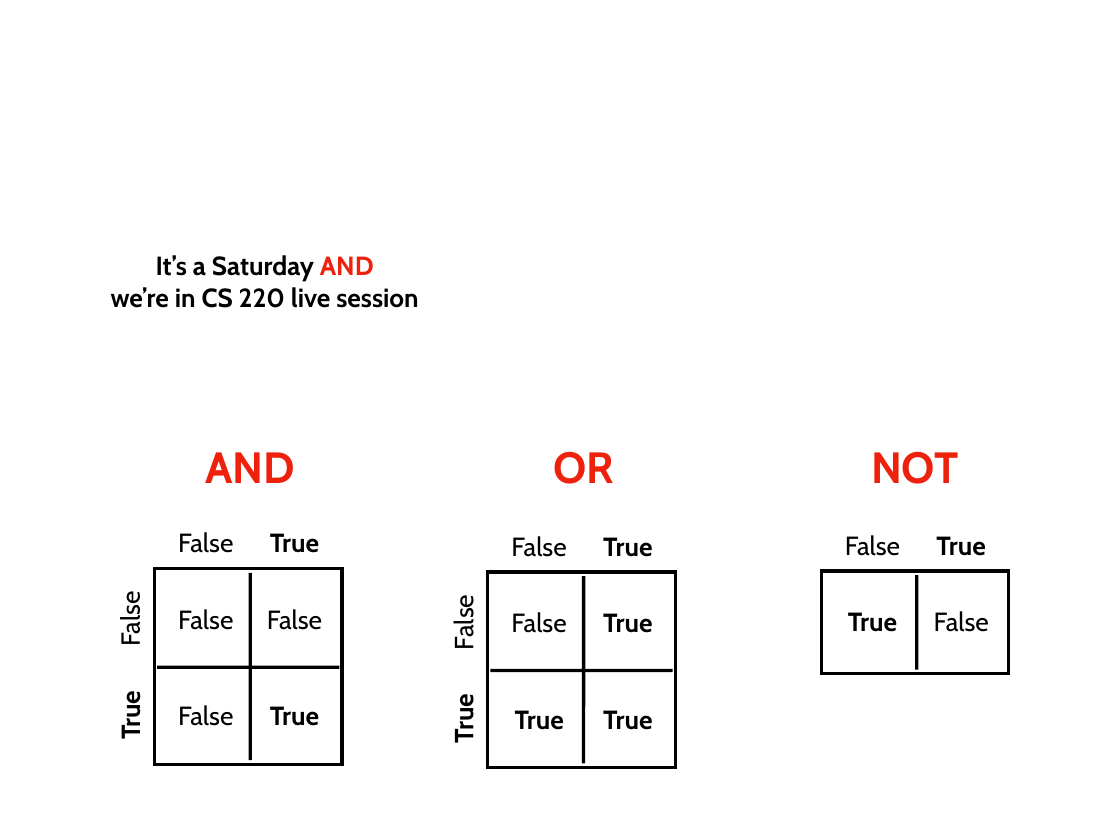
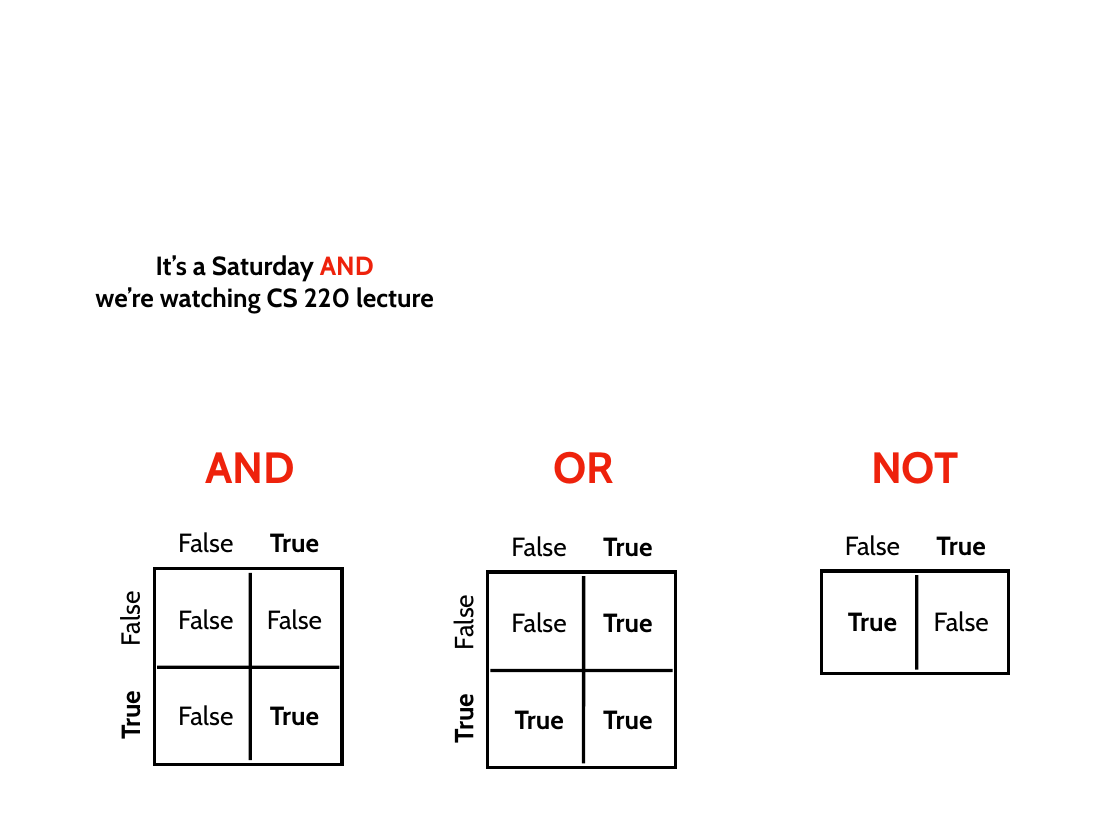
Before and after one commit to tylerharter/caraza-harter-com, a slide deck: slide 44 of tyler/meena/cs220/s21/materials/lec_04_S21.ppt. Drawn at 1120x840 pixels with LibreOffice and Linux fonts; fonts in the diff are those of the drawing. Boxes give left, top, right and bottom in pixels: in the first picture for what was removed or moved away, otherwise in the second. Text is boxed around its words. In the diff, an @@ line names an element or a change of style, - is before the commit and + after.

```diff
--- a/tyler/meena/cs220/s21/materials/lec_04_S21.ppt
+++ b/tyler/meena/cs220/s21/materials/lec_04_S21.ppt
@@ text "It’s a Saturday AND": place and size @@
-text "It’s a Saturday AND" at (111, 255, 418, 308)
+text "It’s a Saturday AND" at (95, 255, 434, 313)
@@ text at (95, 287, 434, 313): text changed @@
-we’re in CS 220 live session
+we’re watching CS 220 lecture
```
Also in this commit, not shown: 3 other slides changed, 4 other files.
